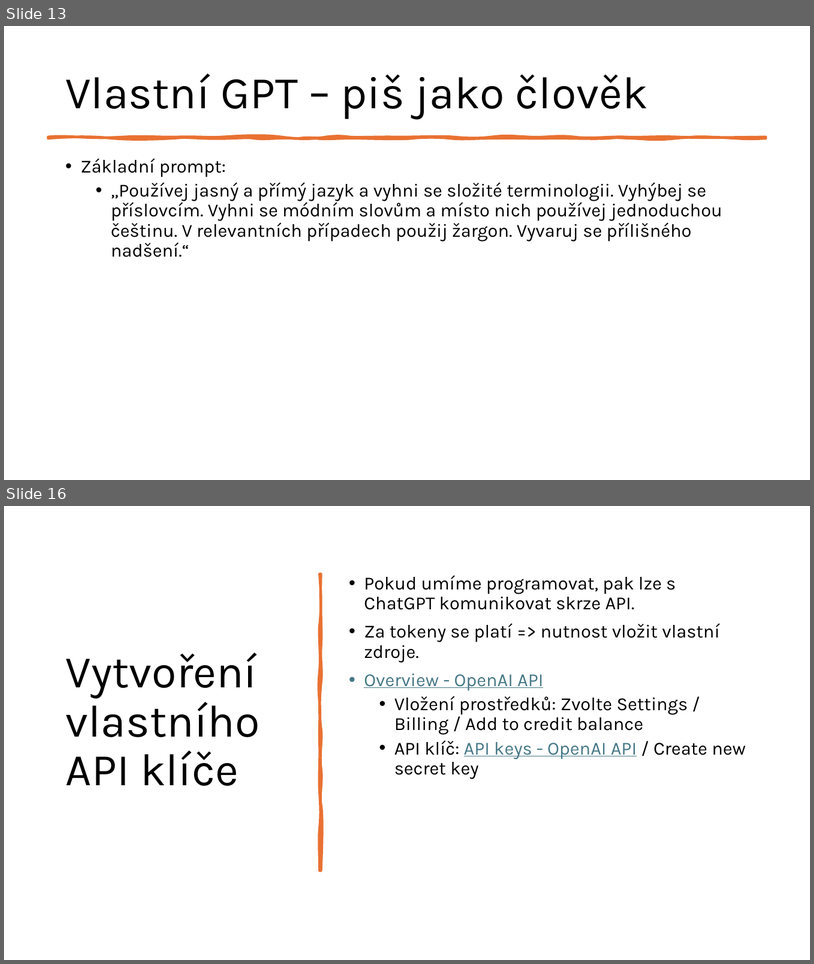
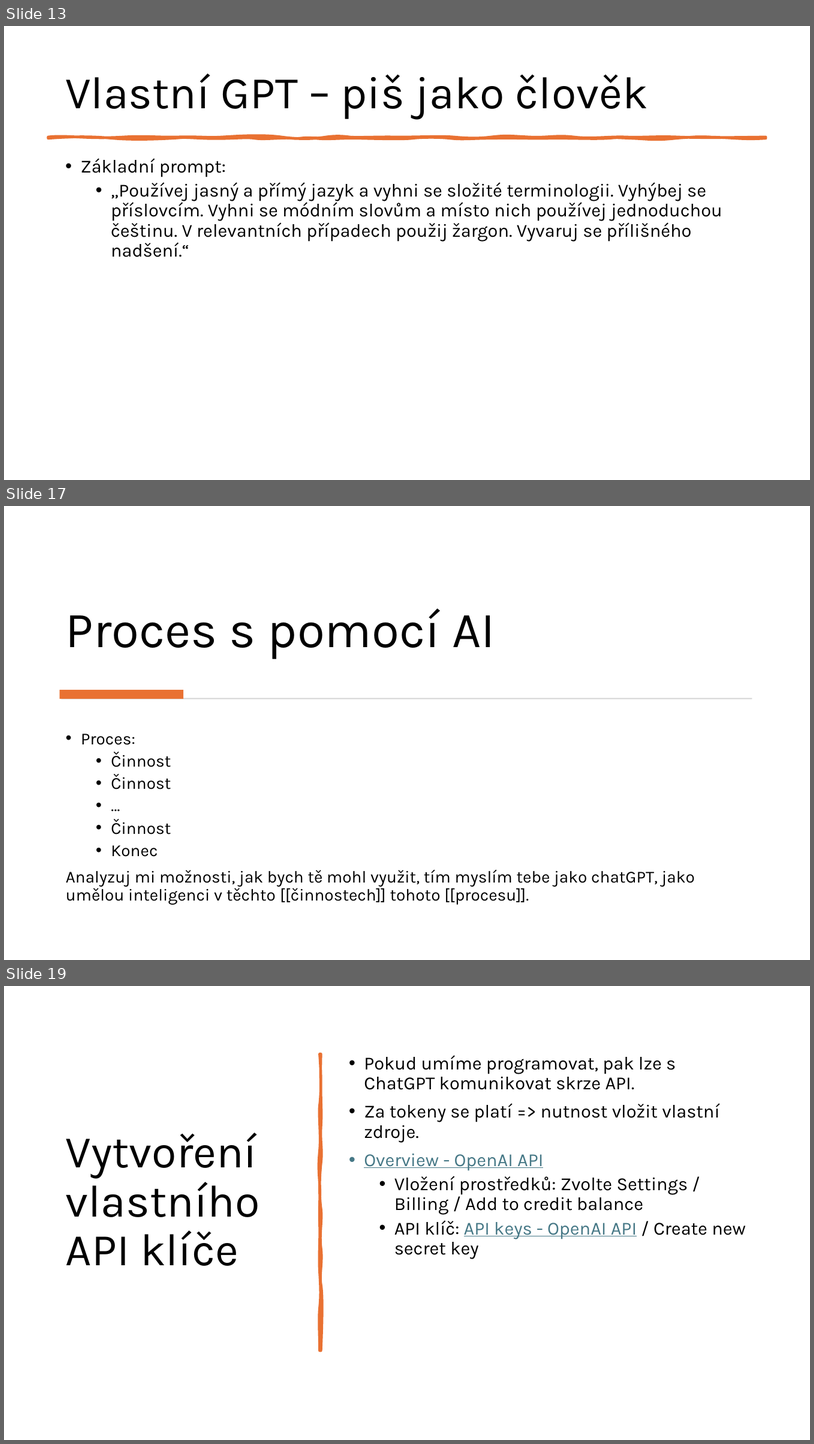
Before and after one commit to mvasinek/AI-ChainCamp, a slide deck: advanced/Technické dovednosti v AI.pptx. Shown one above the other, each under a label of ours: slides 13 and 16 before the commit, slides 13, 17 and 19 after it; the slides between them are not shown. The pictures are 814x964 and 814x1444 pixels, drawn with LibreOffice and Linux fonts; fonts in the diff are those of the drawing. Boxes give left, top, right and bottom in pixels: in the first picture for what was removed or moved away, otherwise in the second. Text is boxed around its words. In the diff, an @@ line names an element or a change of style, - is before the commit and + after.

```diff
--- a/advanced/Technické dovednosti v AI.pptx
+++ b/advanced/Technické dovednosti v AI.pptx
@@ slide 17 added at (x1=4, y1=506, x2=810, y2=960), background #FFFFFF @@
@@ title added at (x1=66, y1=608, x2=496, y2=659), 60 pt, text #000000 @@
+Proces s pomocí AI
@@ rectangle added at (x1=60, y1=690, x2=183, y2=699), fill #E97132 @@
@@ rectangle added at (x1=62, y1=698, x2=753, y2=699), fill #D5D5D5 @@
@@ text added at (x1=66, y1=733, x2=695, y2=904), 20 pt, text #000000 @@
+• Proces:
+  • Činnost
+  • Činnost
+  • …
+  • Činnost
+  • Konec
+Analyzuj mi možnosti, jak bych tě mohl využit, tím myslím tebe jako chatGPT, jako umělou inteligenci v těchto [[činnostech]] tohoto [[procesu]].
@@ what was slide 16 is now slide 19 @@
```
Also in this commit, not shown: 4 slides changed, 2 other slides added, 2 other files.
